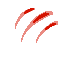
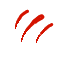
Two versions of the same layered image (64 × 64). Layer-by-layer changes:
pixels changed over [15, 8, 58, 43] (layer not identified)
